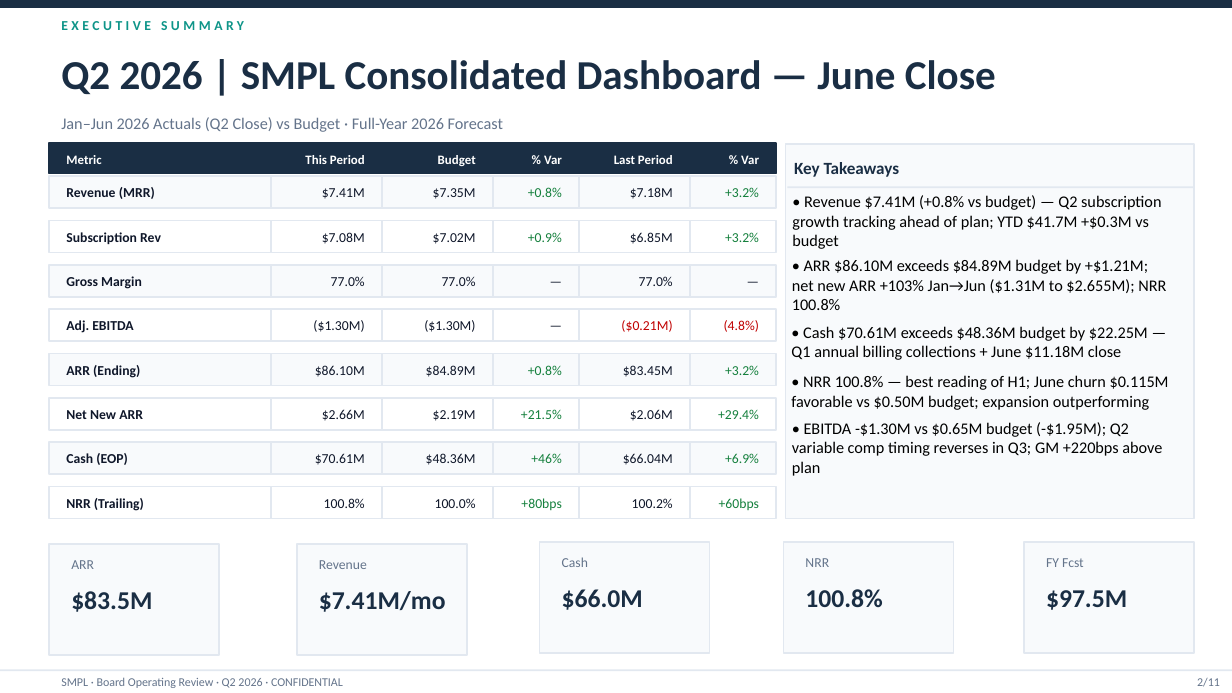
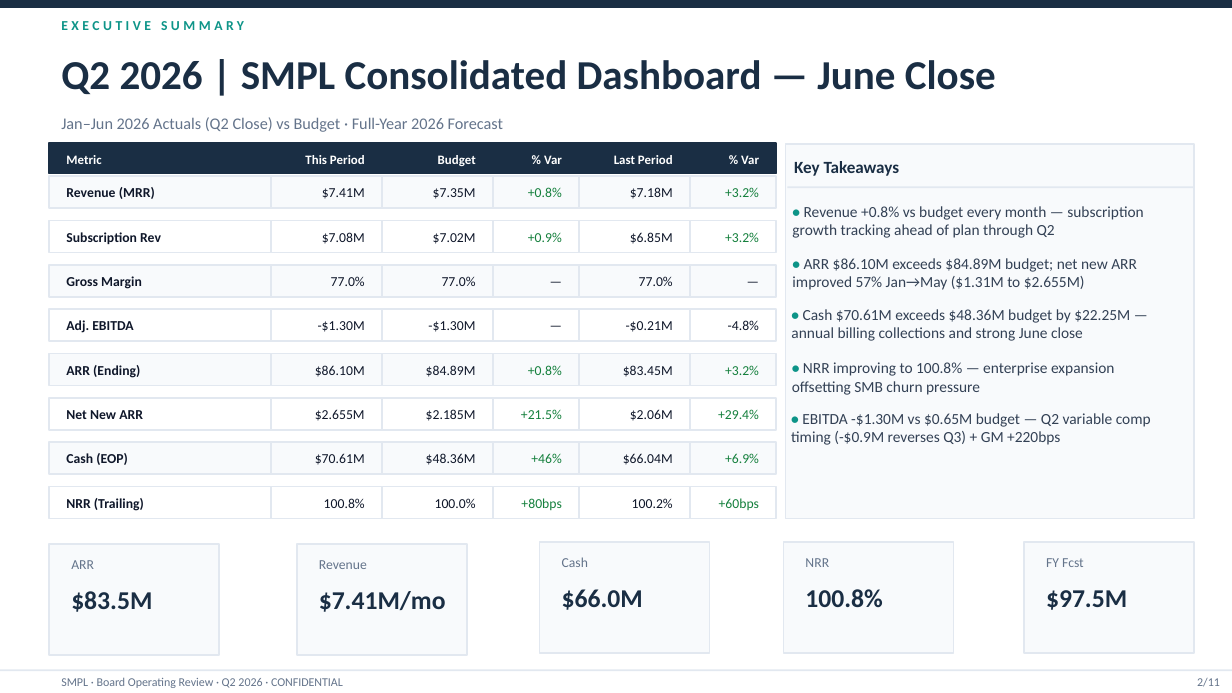
Before and after one commit to mattjustice-ops/smpl-financial-intelligence, a slide deck: slide 2 of frontend/public/board-sample/exports/SMPL_Board_Review_Q2_2026.pptx. Drawn at 1232x693 pixels with LibreOffice and Linux fonts; fonts in the diff are those of the drawing. Boxes give left, top, right and bottom in pixels: in the first picture for what was removed or moved away, otherwise in the second. Text is boxed around its words. In the diff, an @@ line names an element or a change of style, - is before the commit and + after.

```diff
--- a/frontend/public/board-sample/exports/SMPL_Board_Review_Q2_2026.pptx
+++ b/frontend/public/board-sample/exports/SMPL_Board_Review_Q2_2026.pptx
@@ text at bbox=[792, 206, 1143, 238]: text changed; size 9.5 to 9 pt; text colour #000000 to #334155 @@
-• Revenue $7.41M (+0.8% vs budget) — Q2 subscription growth tracking ahead of plan; YTD $41.7M +$0.3M vs budget
+• Revenue +0.8% vs budget every month — subscription growth tracking ahead of plan through Q2
@@ text at bbox=[792, 258, 1137, 290]: text changed; size 9.5 to 9 pt; text colour #000000 to #334155 @@
-• ARR $86.10M exceeds $84.89M budget by +$1.21M; net new ARR +103% Jan→Jun ($1.31M to $2.655M); NRR 100.8%
+• ARR $86.10M exceeds $84.89M budget; net new ARR improved 57% Jan→May ($1.31M to $2.655M)
@@ text at bbox=[318, 321, 365, 332]: text changed @@
-($1.30M)
+-$1.30M
@@ text at bbox=[428, 321, 475, 332]: text changed @@
-($1.30M)
+-$1.30M
@@ text at bbox=[626, 321, 673, 332]: text changed; text colour #C00000 to #0F172A @@
-($0.21M)
+-$0.21M
@@ text at bbox=[728, 320, 759, 330]: text changed; text colour #C00000 to #0F172A @@
-(4.8%)
+-4.8%
@@ text at bbox=[791, 309, 1130, 341]: text changed; size 9.5 to 9 pt; text colour #000000 to #334155 @@
-• Cash $70.61M exceeds $48.36M budget by $22.25M — Q1 annual billing collections + June $11.18M close
+• Cash $70.61M exceeds $48.36M budget by $22.25M — annual billing collections and strong June close
@@ text at bbox=[792, 362, 1114, 395]: text changed; size 9.5 to 9 pt; text colour #000000 to #334155 @@
-• NRR 100.8% — best reading of H1; June churn $0.115M favorable vs $0.50M budget; expansion outperforming
+• NRR improving to 100.8% — enterprise expansion offsetting SMB churn pressure
@@ text at bbox=[315, 409, 365, 421]: text changed @@
-$2.66M
+$2.655M
@@ text at bbox=[426, 409, 476, 421]: text changed @@
-$2.19M
+$2.185M
@@ text at bbox=[791, 413, 1151, 445]: text changed; size 9.5 to 9 pt; text colour #000000 to #334155 @@
-• EBITDA -$1.30M vs $0.65M budget (-$1.95M); Q2 variable comp timing reverses in Q3; GM +220bps above plan
+• EBITDA -$1.30M vs $0.65M budget — Q2 variable comp timing (-$0.9M reverses Q3) + GM +220bps
```
Also in this commit, not shown: 8 other slides changed, 1 other file.
